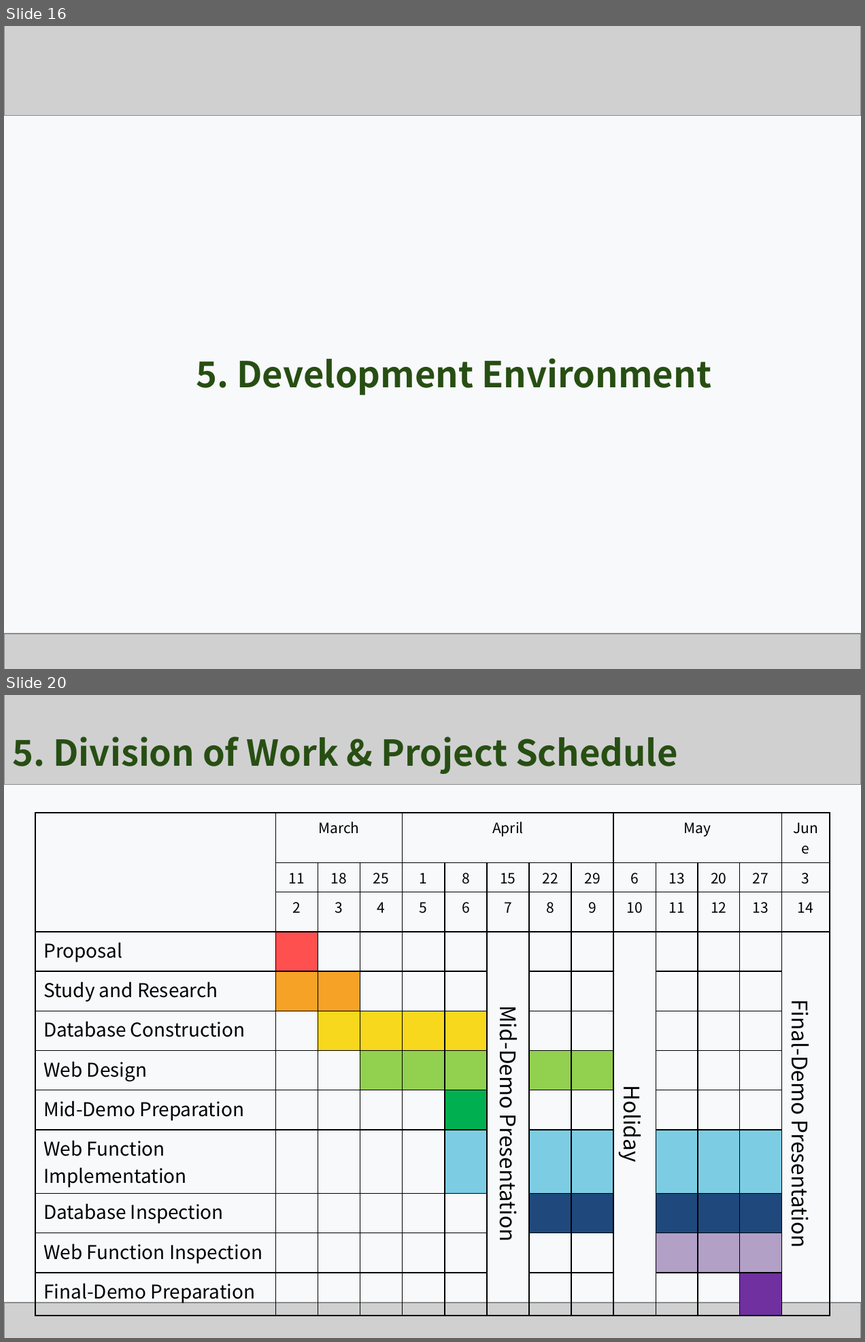
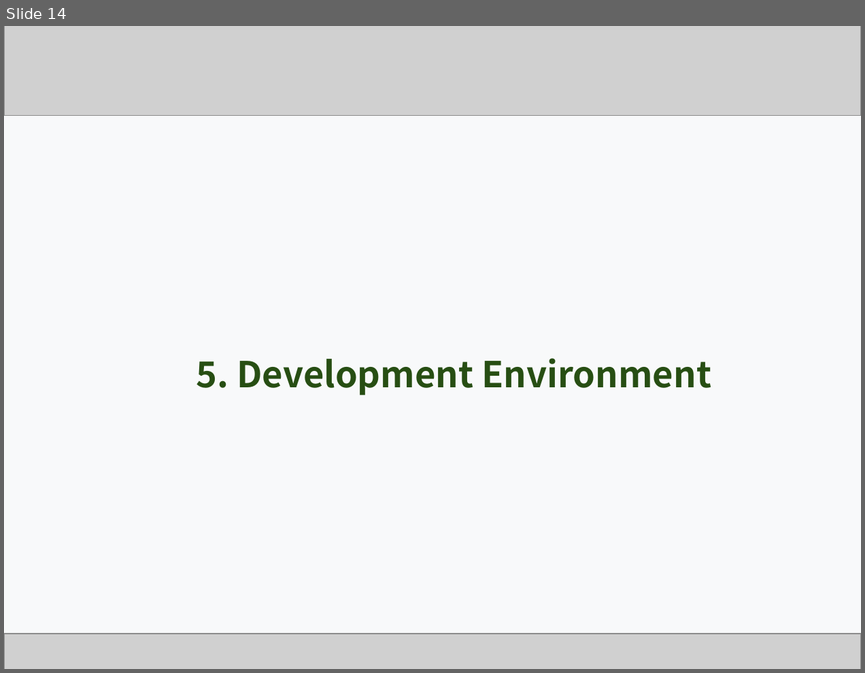
Before and after one commit to Team-GoNaMi/Docs, a slide deck: PPT/Team1_Presentation Material_3rd Week.pptx. Shown one above the other, each under a label of ours: slides 16 and 20 before the commit, slide 14 after it; the slides between them are not shown. The pictures are 865x1342 and 865x673 pixels, drawn with LibreOffice and Linux fonts; fonts in the diff are those of the drawing; grey boxes stand for pictures. Boxes give left, top, right and bottom in pixels: in the first picture for what was removed or moved away, otherwise in the second. Text is boxed around its words. In the diff, an @@ line names an element or a change of style, - is before the commit and + after.

Commit message:
Modified 2nd proposal and Uploaded 3rd week ppt

```diff
--- a/PPT/Team1_Presentation Material_3rd Week.pptx
+++ b/PPT/Team1_Presentation Material_3rd Week.pptx
@@ slide 20 removed at [4, 695, 861, 1338], background #F8F9FA @@
@@ picture removed at [4, 695, 861, 732] @@
@@ picture removed at [4, 695, 861, 784] @@
@@ text removed at [13, 736, 678, 774] @@
-5. Division of Work & Project Schedule
@@ table removed at [35, 813, 827, 1306], 12 rows, 14 columns @@
- | March |  |  | April |  |  |  |  | May |  |  |  | June
- | 11 | 18 | 25 | 1 | 8 | 15 | 22 | 29 | 6 | 13 | 20 | 27 | 3
- | 2 | 3 | 4 | 5 | 6 | 7 | 8 | 9 | 10 | 11 | 12 | 13 | 14
-Proposal |  |  |  |  |  | Mid-Demo Presentation |  |  | Holiday |  |  |  | Final-Demo Presentation
-Study and Research |  |  |  |  |  |  |  |  |  |  |  |  | 
-Database Construction |  |  |  |  |  |  |  |  |  |  |  |  | 
-Web Design |  |  |  |  |  |  |  |  |  |  |  |  | 
-Mid-Demo Preparation |  |  |  |  |  |  |  |  |  |  |  |  | 
-Web Function Implementation |  |  |  |  |  |  |  |  |  |  |  |  | 
-Database Inspection |  |  |  |  |  |  |  |  |  |  |  |  | 
-Web Function Inspection |  |  |  |  |  |  |  |  |  |  |  |  | 
-Final-Demo Preparation |  |  |  |  |  |  |  |  |  |  |  |  | 
@@ picture removed at [4, 1302, 861, 1338] @@
@@ what was slide 16 is now slide 14 @@
```
Also in this commit, not shown: 6 slides changed, 9 slides added, 9 other slides removed, 2 other files.
